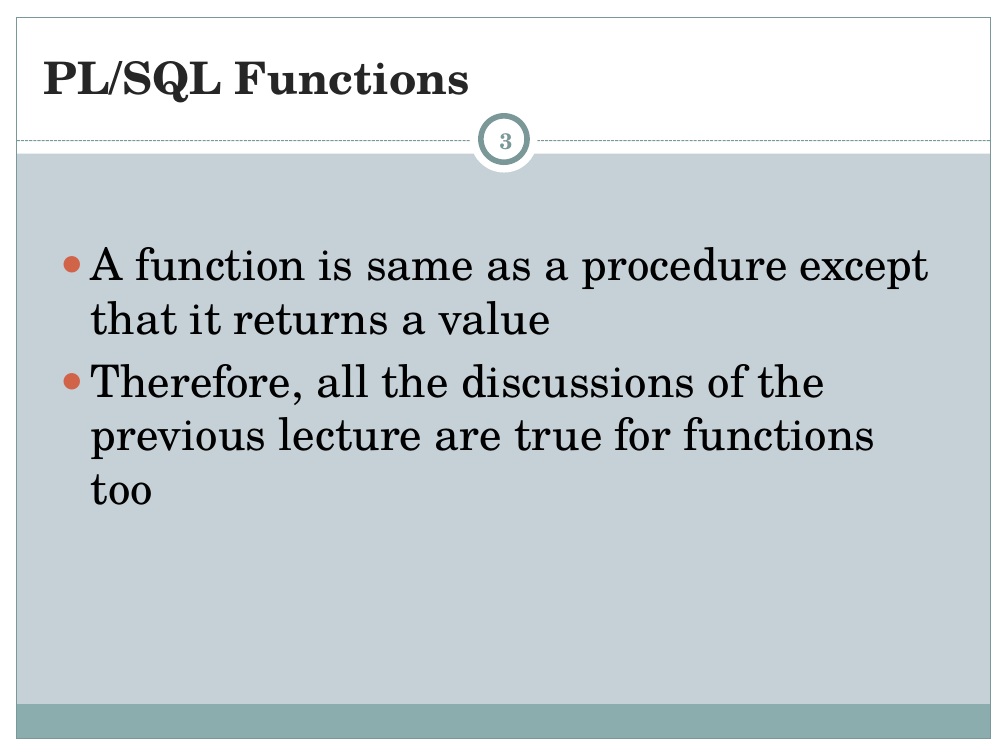
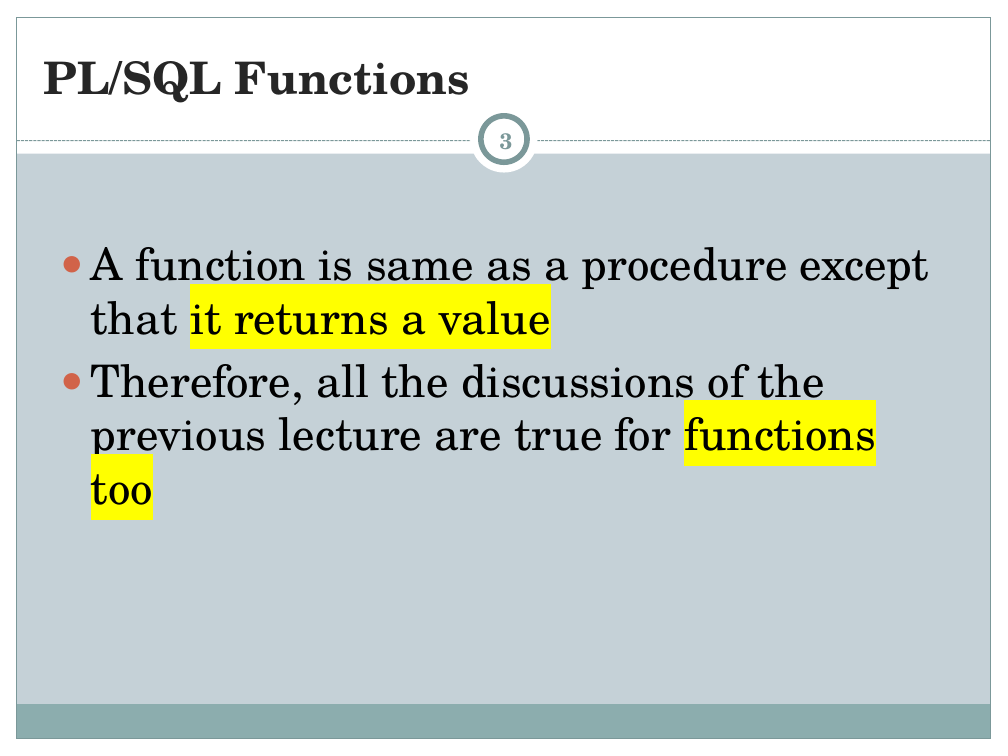
Before and after one commit to shadman76r/Semister, a slide deck: slide 3 of adv.data/mid/Lecture06_PLSQLFunction_Summer2024-2025.pptx. Drawn at 1008x756 pixels with LibreOffice and Linux fonts; fonts in the diff are those of the drawing. Boxes give left, top, right and bottom in pixels: in the first picture for what was removed or moved away, otherwise in the second. Text is boxed around its words. In the diff, an @@ line names an element or a change of style, - is before the commit and + after.

```diff
--- a/adv.data/mid/Lecture06_PLSQLFunction_Summer2024-2025.pptx
+++ b/adv.data/mid/Lecture06_PLSQLFunction_Summer2024-2025.pptx
@@ text "A function is same as ..." at [91, 247, 929, 505]: highlight none to #FFFF00 in "it returns a value", "functions too" @@
```
Also in this commit, not shown: 22 other files.
